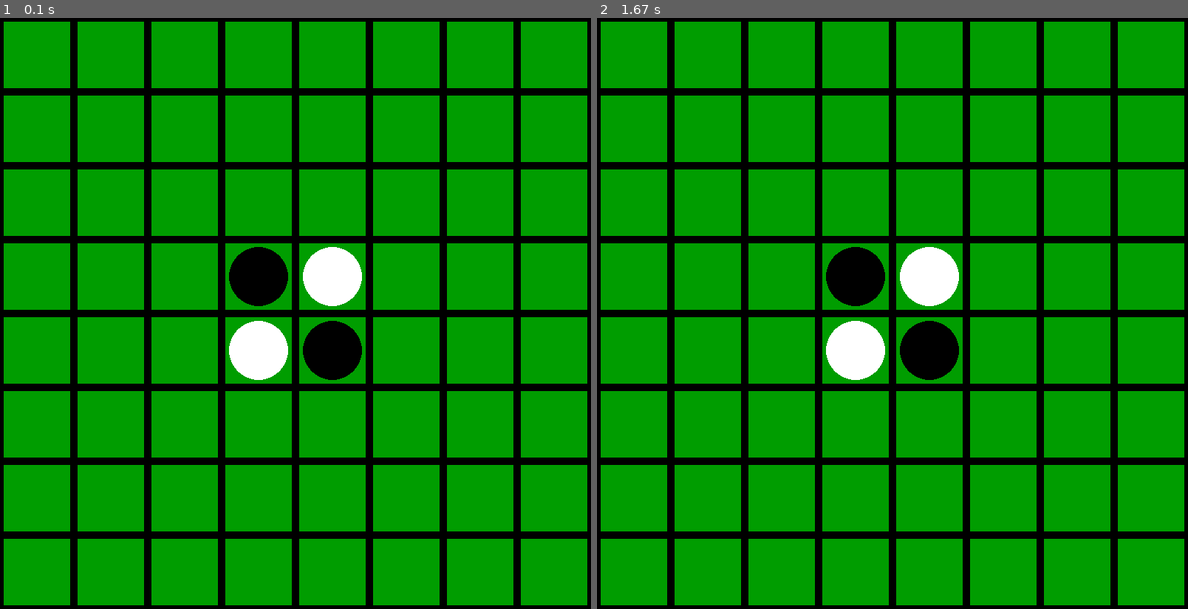
Above: before the commit, frames 1-2 (left to right).
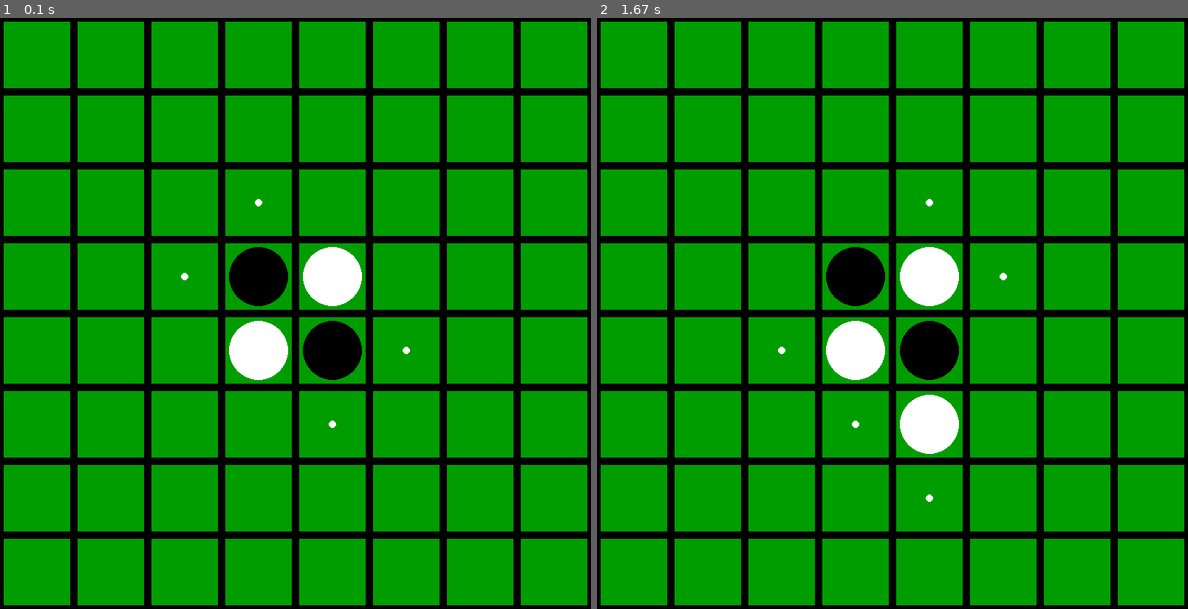
Above: after the commit, the same moments.

Repository: peterhessey/othelloML
Game: pygame game, started from Python Files/othello.py
Two runs of this game, one before a commit and one after it. Both use one fixed random seed, a clock stepped at 60 frames per second and the inputs below.
Inputs (mouse positions are in pixels of both pictures, inside the frame that each line leads up to):
- Up to frame 1 (0.1 s): no input
- Up to frame 2 (1.67 s): click (951, 443) at 0.88 s

The runs differ from the first frame. In frame 1, less than 0.1% of the frame differs, in the area x 30-70%, y 30-70%; in frame 2, 0.8%, in the area x 30-70%, y 30-82%.

Commit message:
Getting list of valid moves working

Diff:
--- a/Python Files/othello.py
+++ b/Python Files/othello.py
@@ -64,9 +64,14 @@
         print("Starting game...")
 
         while game_running:
+
+            valid_moves = self.getValidMoves()
+            print(valid_moves)
+            self.markValidMoves(valid_moves)
             self.drawBoard(game_window)
-
-            valid_moves = self.getValidMoves()
+            self.unmarkValidMoves()
+
+
             move = (-1,-1)
 
             while (move not in valid_moves) & game_running:
@@ -77,8 +82,13 @@
 
         pygame.quit()
 
+
     def drawBoard(self, game_window):
-        """Draws the current game state to the screen
+        """Draws the current game state to the screen:
+            - Fills screen with dark green (0,157,0)
+            - Draws the board squares
+            - Draws the pieces
+            - Draws the markers for possible moves
 
         Arguments:
             game_window {pygame.window object (?)} -- The game window on the screen
@@ -92,9 +102,11 @@
                 piece_val = self.board[i][j]
 
                 if piece_val == 'w':
-                    pygame.draw.circle(game_window, (255,255,255), (i*100 + 50, j*100 + 50), 40, 0)
+                    pygame.draw.circle(game_window, (255,255,255), (i * 100 + 50, j * 100 + 50), 40, 0)
                 elif piece_val == 'b':
-                    pygame.draw.circle(game_window, (0,0,0), (i*100 + 50, j*100 + 50), 40, 0)
+                    pygame.draw.circle(game_window, (0,0,0), (i * 100 + 50, j * 100 + 50), 40, 0)
+                elif piece_val == 'v':
+                    pygame.draw.circle(game_window, (255,255,255), (i * 100 + 50, j * 100 + 50), 5, 0)
 
 
         pygame.display.update()
@@ -107,43 +119,91 @@
             [(Integer,Integer)] -- The list of valid moves
         """
         valid_moves = []
-
         adjacent_squares_dict = self.getAdjacentSquares()
+
         print(adjacent_squares_dict)
 
-
-        return valid_moves
+        for square in adjacent_squares_dict.keys():
+            for direction in adjacent_squares_dict[square]:
+
+                if self.validateMove(square, direction):
+                    valid_moves.append(square)
+
+        #remove duplicates before returning
+        return list(set(valid_moves))
+
+
+    def validateMove(self, square, direction):
+        move_valid = False
+        player_char  = self.getCurrentPlayer()
+        opponenet_char = self.getCurrentOpponent()
+
+        square_scanner = [square[0] + direction[0] * 2, square[1] + direction[1] * 2]
+
+        while (square_scanner[0] <= 7 & square_scanner[0] >= 0
+             & square_scanner[1] <= 7 & square_scanner[1] >= 0
+             & move_valid == False):
+
+            square_char = self.board[square_scanner[0]][square_scanner[1]]
+
+            if square_char == player_char:
+                move_valid = True
+                break
+            elif square_char == opponenet_char:
+                square_scanner[0] += direction[0]
+                square_scanner[1] += direction[1]
+            else:
+                break
+
+        return move_valid
 
 
     def getAdjacentSquares(self):
-        """Gets a list of all squares adjacent to an opponent's piece
-
-        Returns:
-            [(Integer,Integer)] -- List of adjacent squares
+        """Returns a dictionary of all adjacent squares and the
+            directions in which the adjacent pieces lie
+
+        Returns:
+            {} -- Dictionary, keys = squares, values = adjacent directions
         """
 
         adjacent_squares_dict = {}
 
-        player_char = self.getCurrentOpponent()
+        opponent_char = self.getCurrentOpponent()
 
         for i in range(8):
             for j in range(8):
 
+
                 if self.board[i][j] == 'x':
-                    for x in range(-1, 1):
-                        for y in range(-1, 1):
-
-                            square_to_check = (i+x, j+y)
-
-                            try:
-                                if self.board[square_to_check[0]][square_to_check[1]] == player_char:
-                                    adjacent_squares_dict[(i,j)] = (x,y)
-                            except:
-                                pass
-
+                    for x in range(-1, 2):
+                        for y in range(-1, 2):
+
+                            if ((i + x) < 8 and (i + x) >= 0 and (j + y) < 8 and (j + y) >= 0):
+
+                                square_scanner = self.board[i+x][j+y]
+
+
+                                if square_scanner == opponent_char:
+                                    if (i,j) in adjacent_squares_dict.keys():
+                                        adjacent_squares_dict[(i,j)].append((x,y))
+                                    else:
+                                        adjacent_squares_dict[(i,j)] = [(x,y)]
 
 
         return adjacent_squares_dict
+
+
+    def markValidMoves(self, valid_moves):
+
+        for move in valid_moves:
+            self.board[move[0]][move[1]] = 'v'
+
+
+    def unmarkValidMoves(self):
+        for i in range(8):
+            for j in range(8):
+                if self.board[i][j] == 'v':
+                    self.board[i][j] = 'x'
 
 
     def getMove(self):
@@ -194,7 +254,7 @@
 
         self.board[move[0]][move[1]] = new_piece_char
 
-        self.white_turn = not white_turn
+        self.white_turn = not self.white_turn
 
 
     def getCurrentPlayer(self):
@@ -220,6 +280,7 @@
         else:
             return 'w'
 
+
     def flipPieces(self, newMove):
         return None
 
